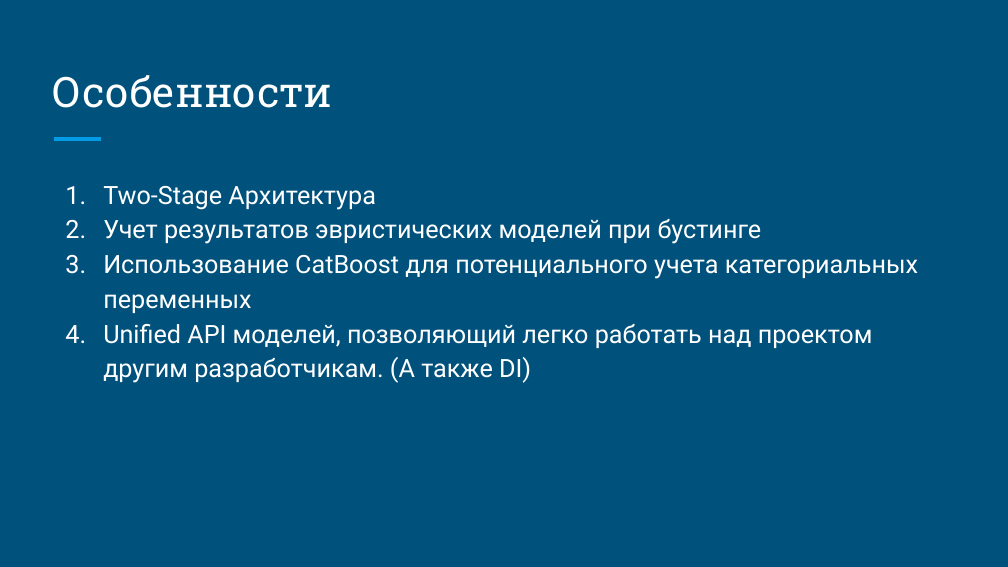
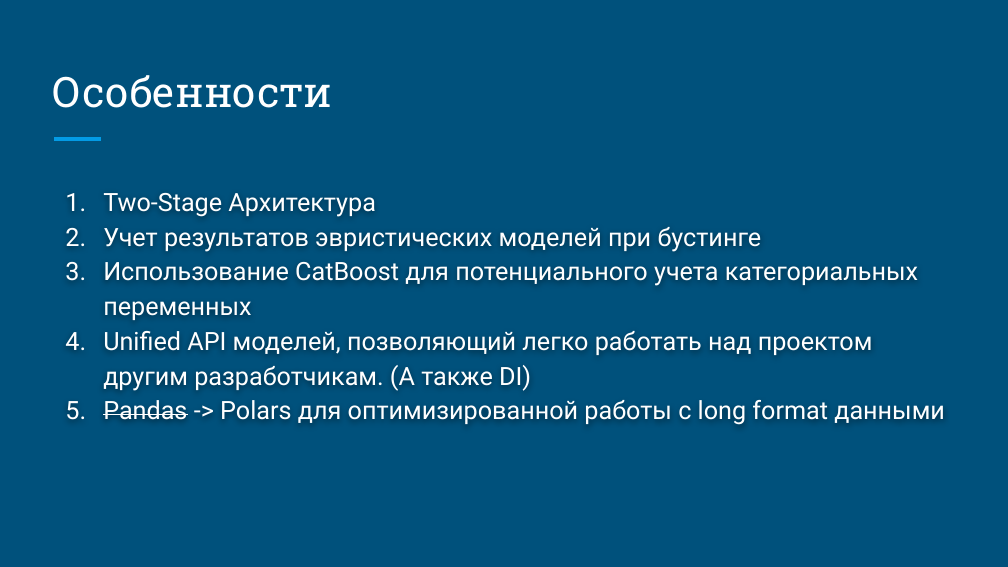
Before and after one commit to mikecarti/Two-Stage-RecSys, a slide deck: slide 6 of About The Project.pptx. Drawn at 1008x567 pixels with LibreOffice and Linux fonts; fonts in the diff are those of the drawing. Boxes give left, top, right and bottom in pixels: in the first picture for what was removed or moved away, otherwise in the second. Text is boxed around its words. In the diff, an @@ line names an element or a change of style, - is before the commit and + after.

```diff
--- a/About The Project.pptx
+++ b/About The Project.pptx
@@ text "Two-Stage Архитектура": place and size @@
-text "Two-Stage Архитектура" at (103,186,918,383)
+text "Two-Stage Архитектура" at (103,193,945,425)
@@ text at (103,400,945,425): paragraph added @@
+5. Pandas -> Polars для оптимизированной работы с long format данными
```
Also in this commit, not shown: 1 other slide changed.
